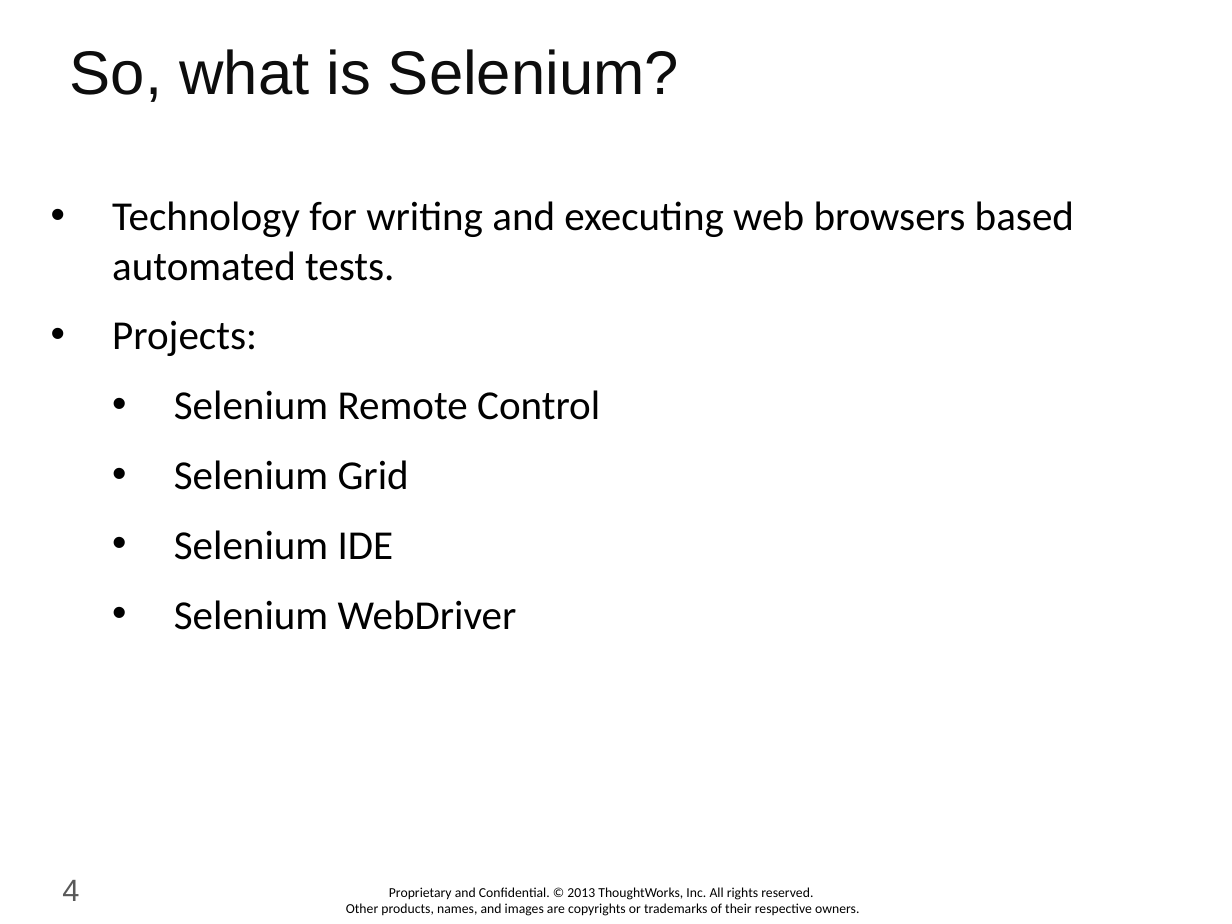
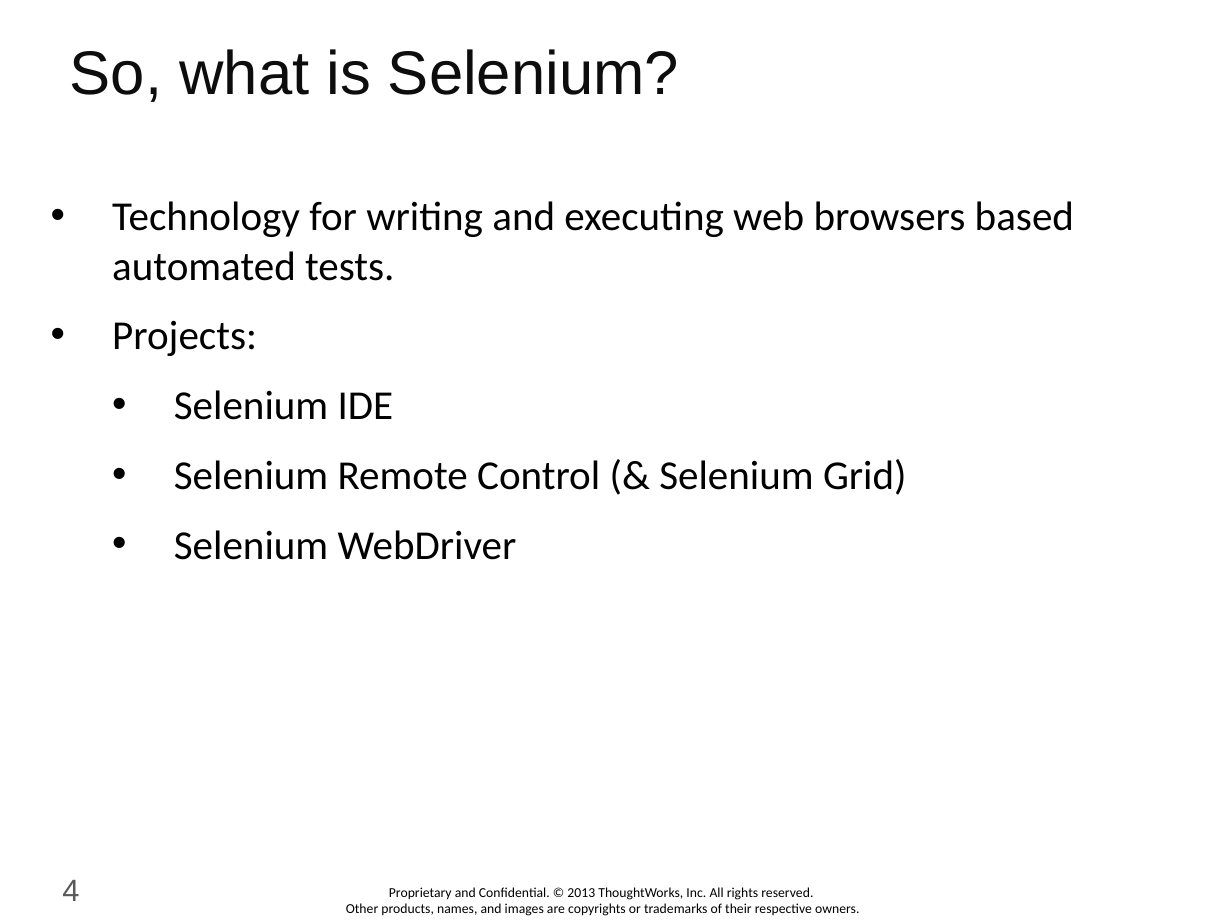
Before and after one commit to YakubPashaShaik/tw-selenium-training, a slide deck: slide 4 of ppt/01 Selenium Intro.pptx. Drawn at 1232x924 pixels with LibreOffice and Linux fonts; fonts in the diff are those of the drawing; background and template pictures are left out. Boxes give left, top, right and bottom in pixels: in the first picture for what was removed or moved away, otherwise in the second. Text is boxed around its words. In the diff, an @@ line names an element or a change of style, - is before the commit and + after.

Commit message:
JR: Added Selenium IDE Hands On PPT

```diff
--- a/ppt/01 Selenium Intro.pptx
+++ b/ppt/01 Selenium Intro.pptx
@@ text at (174,390,600,490): paragraphs removed @@
-  • Selenium Remote Control
-  • Selenium Grid
@@ text at (174,459,907,495): paragraph added @@
+  • Selenium Remote Control (& Selenium Grid)
```
Also in this commit, not shown: 1 other slide changed, 1 other file.
